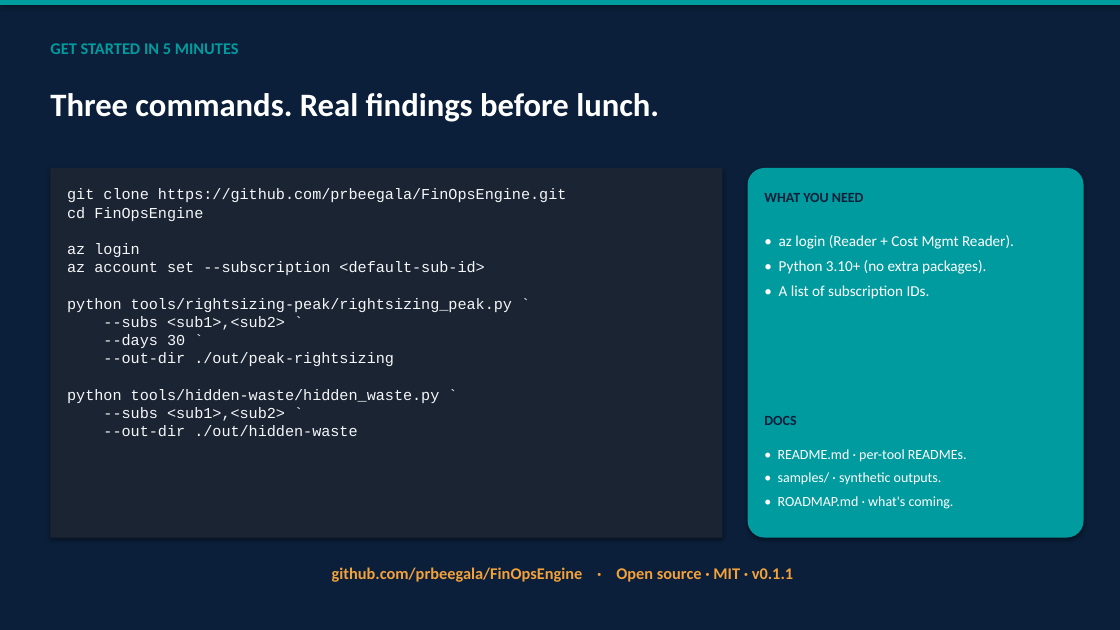
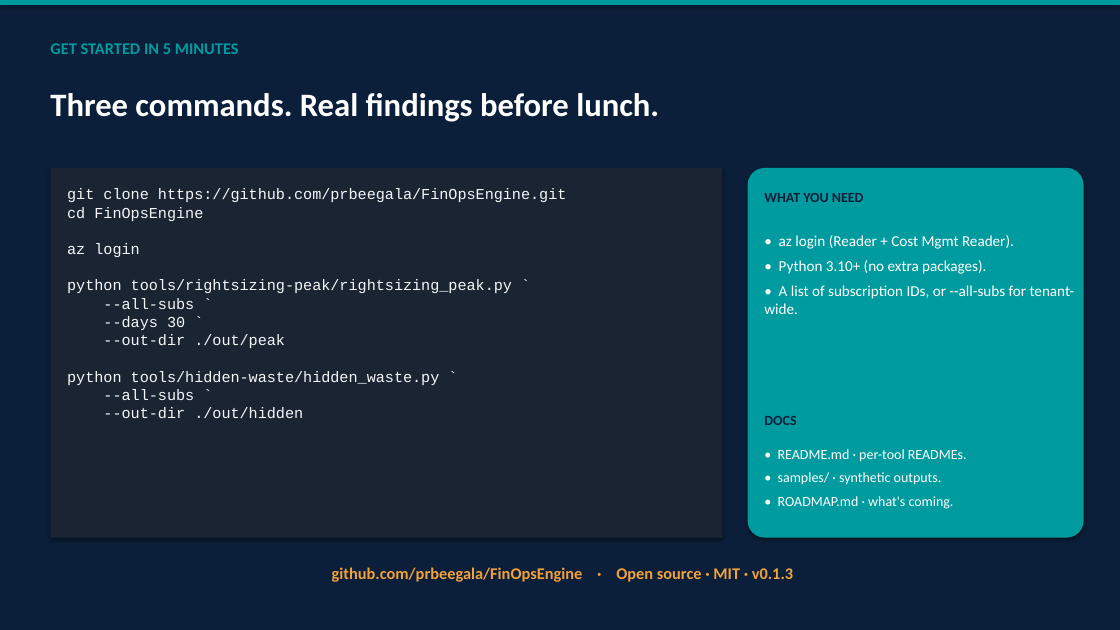
Before and after one commit to prbeegala/FinOpsEngine, a slide deck: slide 12 of docs/finops-engine-overview.pptx. Drawn at 1120x630 pixels with LibreOffice and Linux fonts; fonts in the diff are those of the drawing. Boxes give left, top, right and bottom in pixels: in the first picture for what was removed or moved away, otherwise in the second. Text is boxed around its words. In the diff, an @@ line names an element or a change of style, - is before the commit and + after.

```diff
--- a/docs/finops-engine-overview.pptx
+++ b/docs/finops-engine-overview.pptx
@@ text at bbox=[67, 188, 567, 418]: text changed @@
-git clone https://github.com/prbeegala/FinOpsEngine.git
-cd FinOpsEngine
-az login
-az account set --subscription <default-sub-id>
-python tools/rightsizing-peak/rightsizing_peak.py `
---subs <sub1>,<sub2> `
---days 30 `
---out-dir ./out/peak-rightsizing
-python tools/hidden-waste/hidden_waste.py `
---subs <sub1>,<sub2> `
---out-dir ./out/hidden-waste
+git clone https://github.com/prbeegala/FinOpsEngine.git
+cd FinOpsEngine
+az login
+python tools/rightsizing-peak/rightsizing_peak.py `
+--all-subs `
+--days 30 `
+--out-dir ./out/peak
+python tools/hidden-waste/hidden_waste.py `
+--all-subs `
+--out-dir ./out/hidden
@@ text at bbox=[764, 285, 1075, 314]: text changed @@
-• A list of subscription IDs.
+• A list of subscription IDs, or --all-subs for tenant-wide.
@@ text at bbox=[332, 567, 793, 582]: text changed @@
-github.com/prbeegala/FinOpsEngine · Open source · MIT · v0.1.1
+github.com/prbeegala/FinOpsEngine · Open source · MIT · v0.1.3
```
Also in this commit, not shown: 5 other slides changed, 1 other file.
